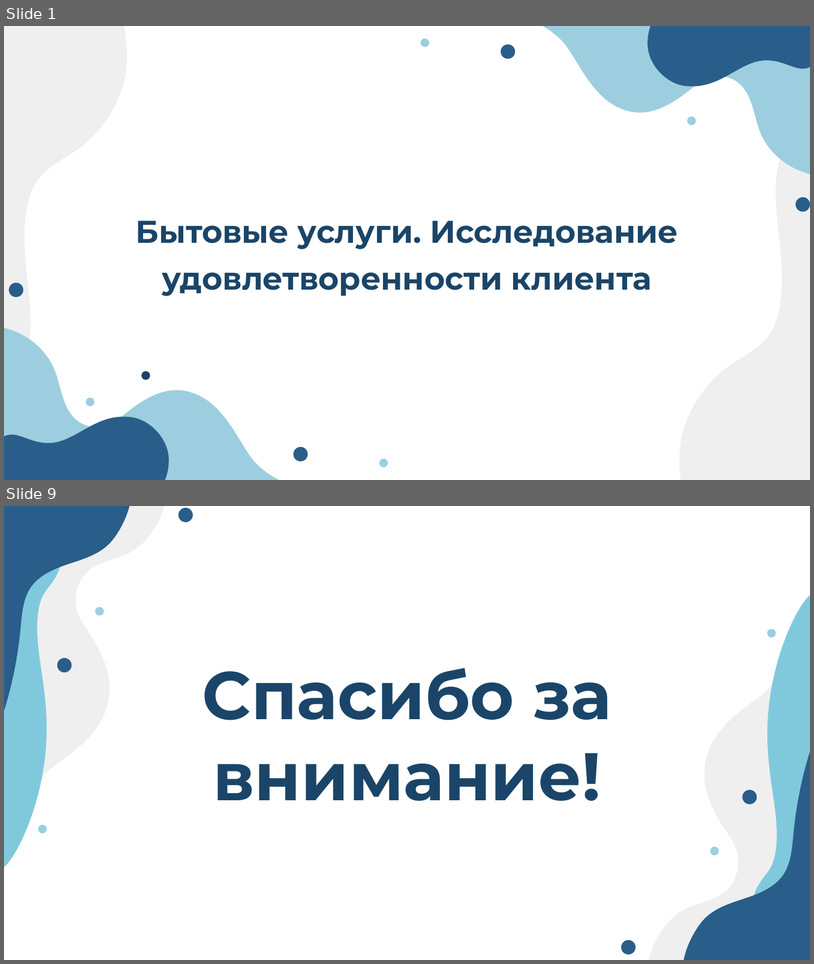
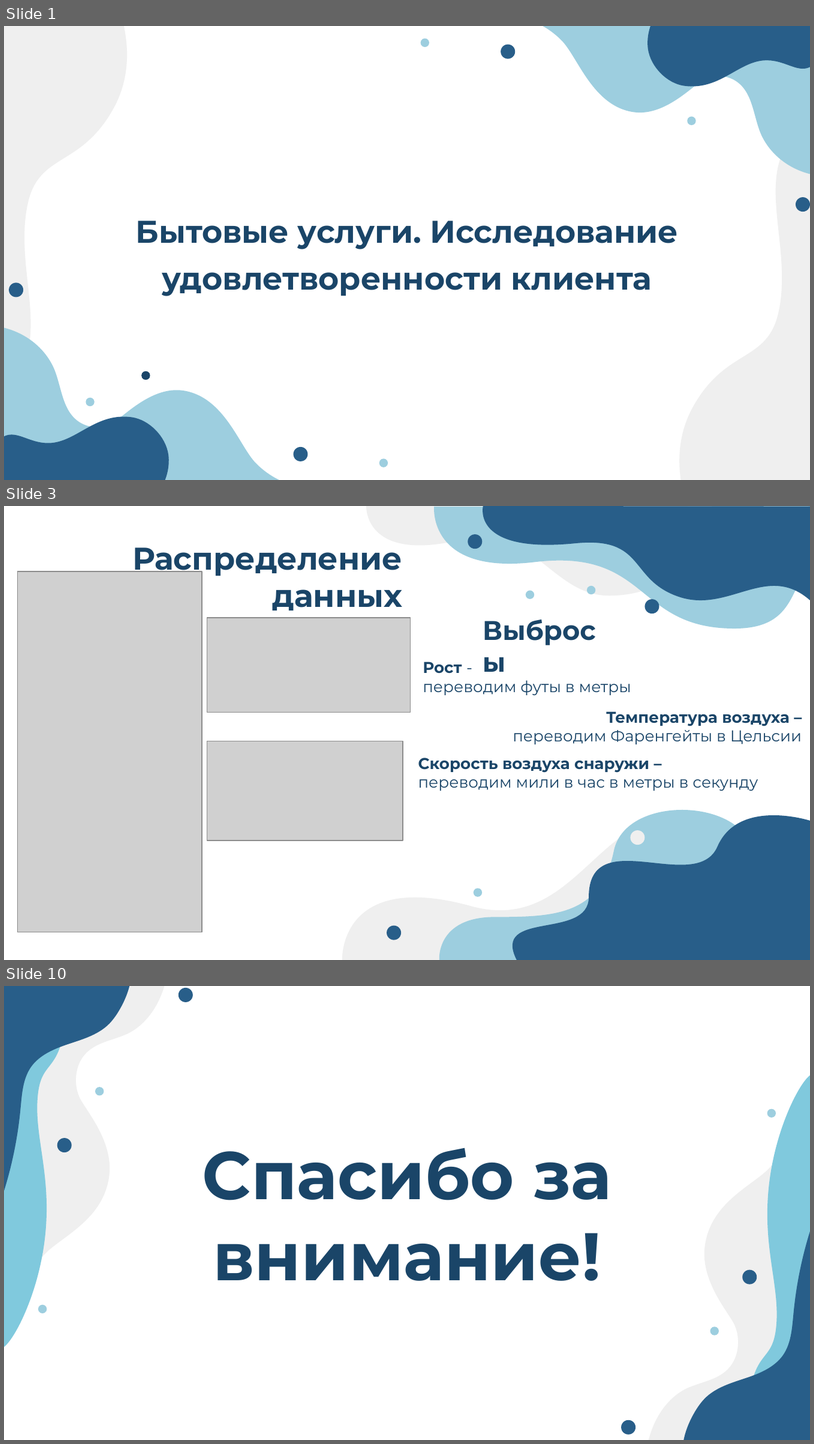
Before and after one commit to olegg366/SCHAD_household_services_09, a slide deck: Презентация.pptx. Shown one above the other, each under a label of ours: slides 1 and 9 before the commit, slides 1, 3 and 10 after it; the slides between them are not shown. The pictures are 814x964 and 814x1444 pixels, drawn with LibreOffice and Linux fonts; fonts in the diff are those of the drawing; grey boxes stand for pictures. Boxes give left, top, right and bottom in pixels: in the first picture for what was removed or moved away, otherwise in the second. Text is boxed around its words. In the diff, an @@ line names an element or a change of style, - is before the commit and + after.

```diff
--- a/Презентация.pptx
+++ b/Презентация.pptx
@@ slide 3 added at (4,506,810,960), background #FFFFFF @@
@@ freeform shape added at (363,506,703,595), fill #EFEFEF @@
@@ freeform shape added at (428,506,810,628), fill #9DCEDF @@
@@ freeform shape added at (471,506,810,613), fill #285E89 @@
@@ ellipse added at (468,534,482,549), fill #285E89 @@
@@ text added at (132,547,402,610), 28 pt, text #1A4568, bold @@
+Распределение
+данных
@@ picture added at (18,571,203,932) @@
@@ ellipse added at (526,591,534,600), fill #9DCEDF @@
@@ ellipse added at (587,586,596,595), fill #9DCEDF @@
@@ text added at (475,609,622,649), 24 pt, text #1A4568, bold @@
+Выбросы
@@ ellipse added at (645,599,660,613), fill #285E89 @@
@@ picture added at (207,618,410,712) @@
@@ text added at (423,661,632,695), 14 pt, text #1A4568 @@
+Рост -
+переводим футы в метры
@@ text added at (513,711,802,744), 14 pt, text #1A4568 @@
+Температура воздуха –
+переводим Фаренгейты в Цельсии
@@ picture added at (207,741,403,840) @@
@@ text added at (419,757,758,791), 14 pt, text #1A4568 @@
+Скорость воздуха снаружи –
+переводим мили в час в метры в секунду
@@ freeform shape added at (436,797,810,959), fill #9DCEDF @@
@@ freeform shape added at (492,797,810,959), fill #285E89 @@
@@ freeform shape added at (339,817,803,960), fill #EFEFEF @@
@@ ellipse added at (630,830,645,844), fill #EFEFEF @@
@@ ellipse added at (473,888,482,896), fill #9DCEDF @@
@@ ellipse added at (387,925,402,940), fill #285E89 @@
@@ what was slide 9 is now slide 10 @@
```
Also in this commit, not shown: 3 slides changed, 4 other slides added, 4 slides removed.
